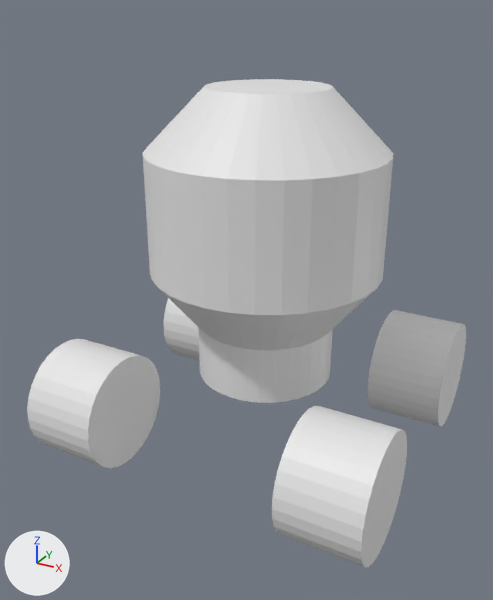
One commit to the Blender file assets/models/bot.blend: the scene before it, then after it.
Camera for both pictures: a 50 mm lens placed at (1.51, -2.96, 1.27), pointed at (-0.04, -0.14, -0.15). The axes (+X, +Y, +Z) are drawn at lower left. The lights are the same throughout.
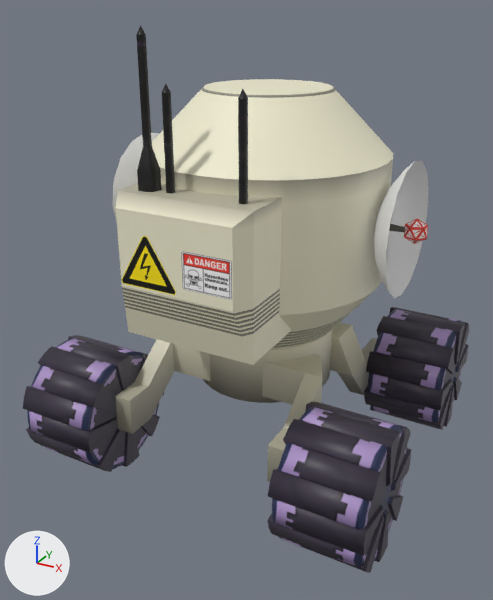
Commit message: bot model

Boxes (x1, y1, x2, y2) around the edits, measured in the pictures (493 x 600 px):
'Cylinder', reshaped (27% wider, 41% taller): before (143, 79, 393, 403); after (112, 25, 429, 482)
'Cylinder.001', reshaped (7% wider, 6% taller): before (272, 406, 407, 568); after (267, 401, 411, 573)
'Cylinder.004', reshaped (6% taller): before (27, 339, 160, 468); after (23, 335, 164, 472)
'Cylinder.002', reshaped (7% wider): before (368, 310, 466, 426); after (364, 307, 469, 430)
part 1 of me_cylinder_001, built on: before (27, 298, 466, 568); after (23, 307, 469, 573)
part 2 of me_cylinder, added (brown): after (404, 219, 428, 244)
part 3 of me_cylinder, added: after (112, 25, 429, 482)
part 4 of me_cylinder, recoloured: (152, 79, 393, 403) in both

The change in detail:
Picture 'bot_d.tif' (img_bot_d_tif) is new.
Picture 'tire.tif' (img_tire_tif) is new.
Material 'bot_d.tif' (mat_bot_d_tif) is new.
Its texture is img_bot_d_tif.
Material 'tire.tif' (mat_tire_tif) is new.
Its texture is img_tire_tif.
me_cylinder_001 is used by ob_cylinder_004; location (-0.7, -0.6, -0.7); rotation (0.0, 1.571, 0.0), in degrees (0, 90, 0).
me_cylinder_001 had 64 vertices, 34 faces and spanned x -0.3..0.3, y -0.3..0.3, z -0.2..0.2.
me_cylinder_001 now has 336 vertices, 256 faces and spans x -0.316..0.316, y -0.316..0.316, z -0.216..0.216.
me_cylinder_001 part 1: 16 vertices removed from x -0.3..0.3, y -0.3..0.3, z -0.2..0.2; 288 vertices added at x -0.316..0.316, y -0.316..0.316, z -0.216..0.216.
me_cylinder_001 now uses material mat_tire_tif (picture img_tire_tif).
me_cylinder is used by ob_cylinder; location (0.0, 0.0, 0.2).
me_cylinder had 160 vertices, 130 faces and spanned x -0.6..0.6, y -0.6..0.6, z -0.8..0.7.
me_cylinder now has 799 vertices, 765 faces and spans x -0.81..0.81, y -0.83..0.69, z -1.02..0.98.
me_cylinder part 2: a new loose piece, an icosphere of 20 faces spanning x 0.7..0.81, y -0.05..0.05, z 0.05..0.17, in mat_bot_d_tif (picture img_bot_d_tif).
me_cylinder part 3: 615 vertices added at x -0.73..0.73, y -0.83..0.69, z -1.02..0.98.
me_cylinder part 4: 122 faces spanning x -0.6..0.6, y -0.6..0.6, z -0.8..0.7 switch from no material to mat_bot_d_tif (picture img_bot_d_tif).
